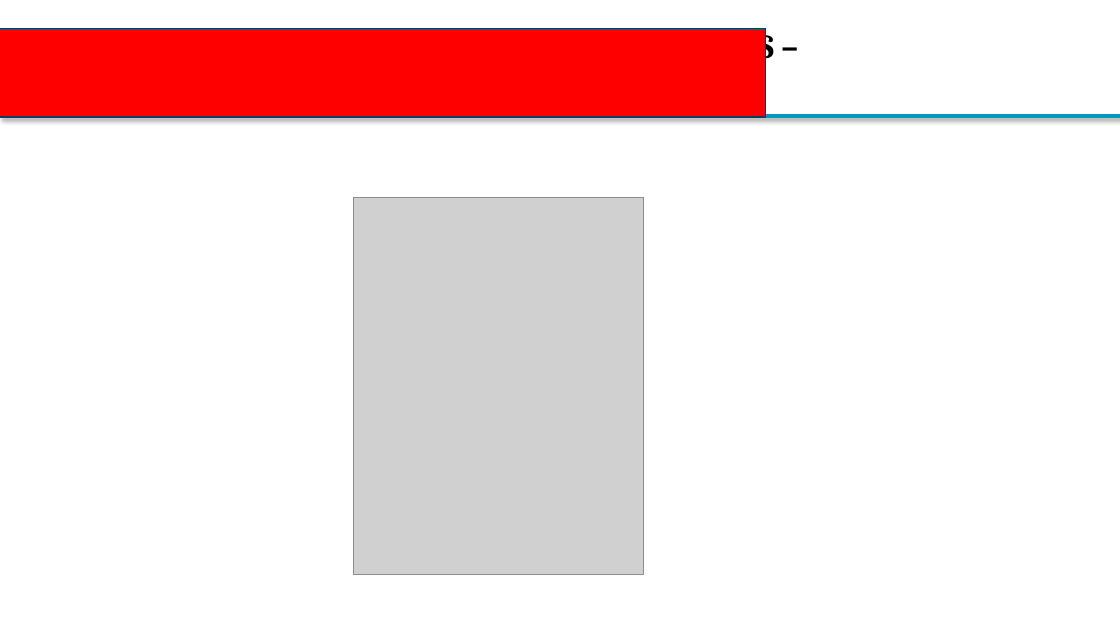
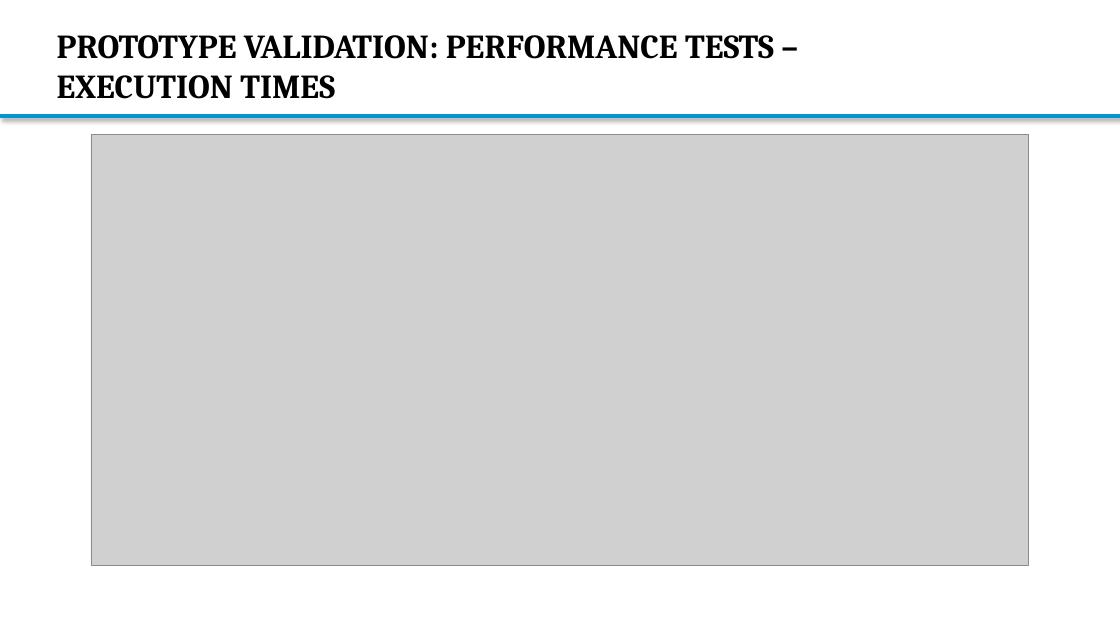
Before and after one commit to Bimi1804/BiT-ReNU, a slide deck: slide 24 of MasterThesis_Presentation2_MarkusBimassl.pptx. Drawn at 1120x630 pixels with LibreOffice and Linux fonts; fonts in the diff are those of the drawing; grey boxes stand for pictures; background and template pictures are left out. Boxes give left, top, right and bottom in pixels: in the first picture for what was removed or moved away, otherwise in the second. Text is boxed around its words. In the diff, an @@ line names an element or a change of style, - is before the commit and + after.

```diff
--- a/MasterThesis_Presentation2_MarkusBimassl.pptx
+++ b/MasterThesis_Presentation2_MarkusBimassl.pptx
@@ rectangle removed at bbox=[0, 29, 765, 117] @@
@@ picture added at bbox=[91, 134, 1029, 565] @@
@@ picture removed at bbox=[354, 197, 644, 575] @@
```
Also in this commit, not shown: 1 other slide changed, 3 other files.
